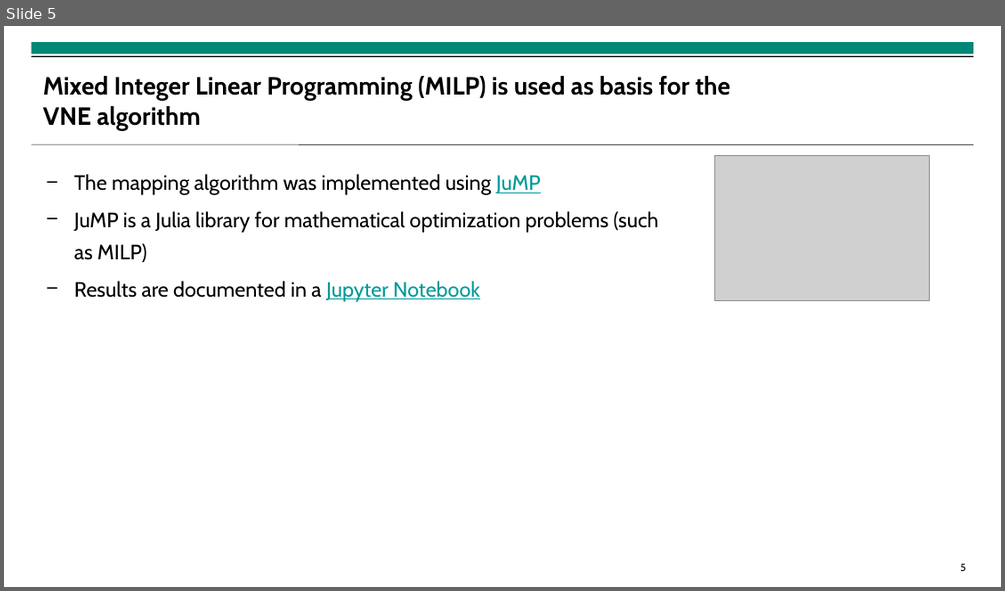
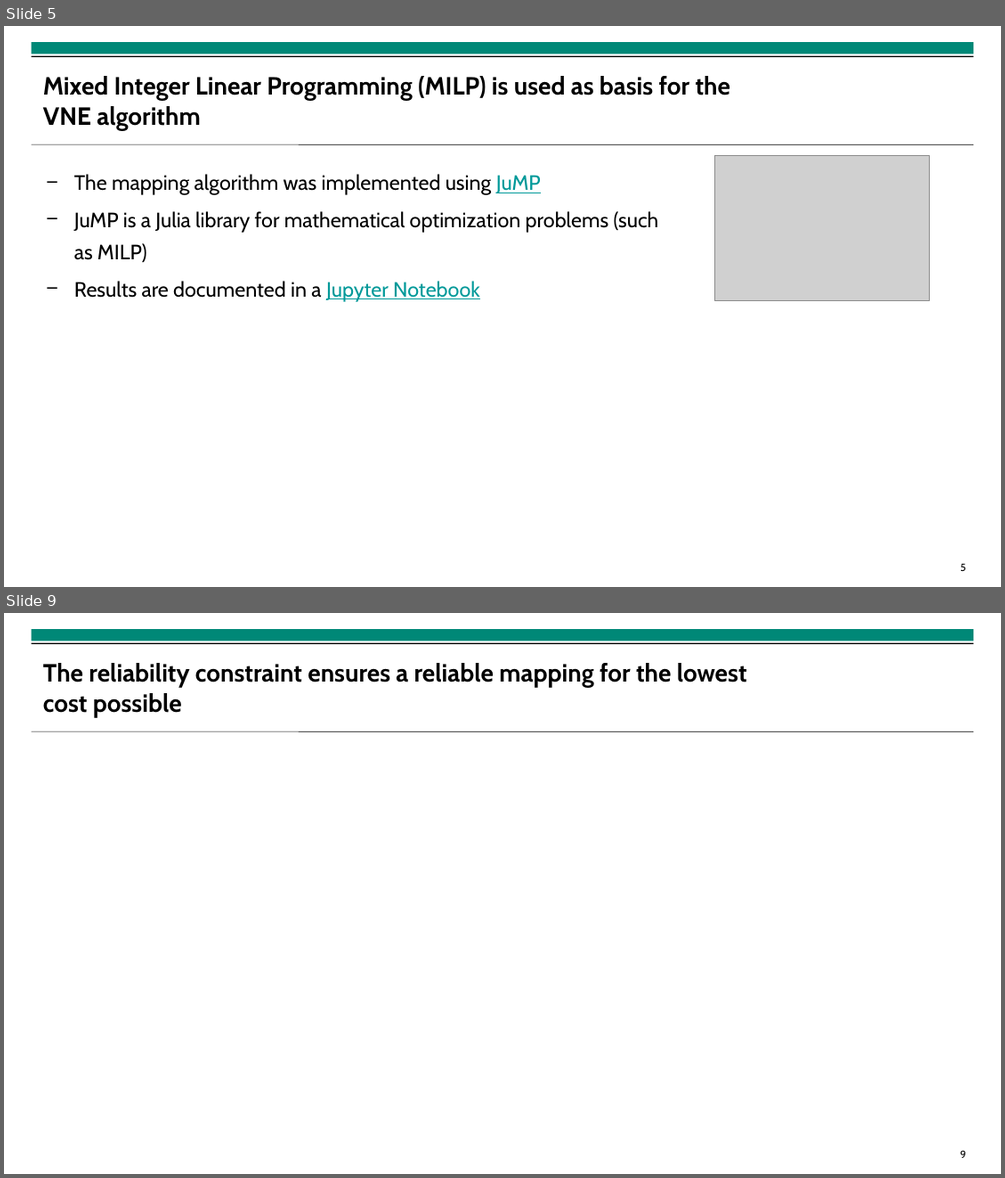
Before and after one commit to isabella-grieser/VNR-optimization-for-VPP, a slide deck: presentation/VPP_Presentation_EINS.pptx. Shown one above the other, each under a label of ours: slide 5 before the commit, slides 5 and 9 after it; the slides between them are not shown. The pictures are 1005x591 and 1005x1178 pixels, drawn with LibreOffice and Linux fonts; fonts in the diff are those of the drawing; grey boxes stand for pictures; background and template pictures are left out. Boxes give left, top, right and bottom in pixels: in the first picture for what was removed or moved away, otherwise in the second. Text is boxed around its words. In the diff, an @@ line names an element or a change of style, - is before the commit and + after.

```diff
--- a/presentation/VPP_Presentation_EINS.pptx
+++ b/presentation/VPP_Presentation_EINS.pptx
@@ slide 9 added at (x1=4, y1=613, x2=1001, y2=1174), background #FFFFFF; not listed: 4 template elements that a slide beside it also shows @@
@@ title added at (x1=43, y1=663, x2=747, y2=717), 24 pt, text #000000, bold @@
+The reliability constraint ensures a reliable mapping for the lowest cost possible
```
Also in this commit, not shown: 7 slides changed, 8 other slides added, 1 slide removed, 18 other files.
